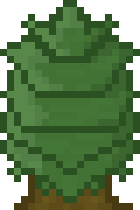
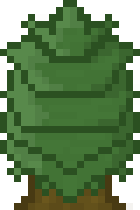
Layer changes from the first 140 x 210 image to the second:
renamed "Fence" to "Tree", painted on it over box(126, 203, 133, 210)
